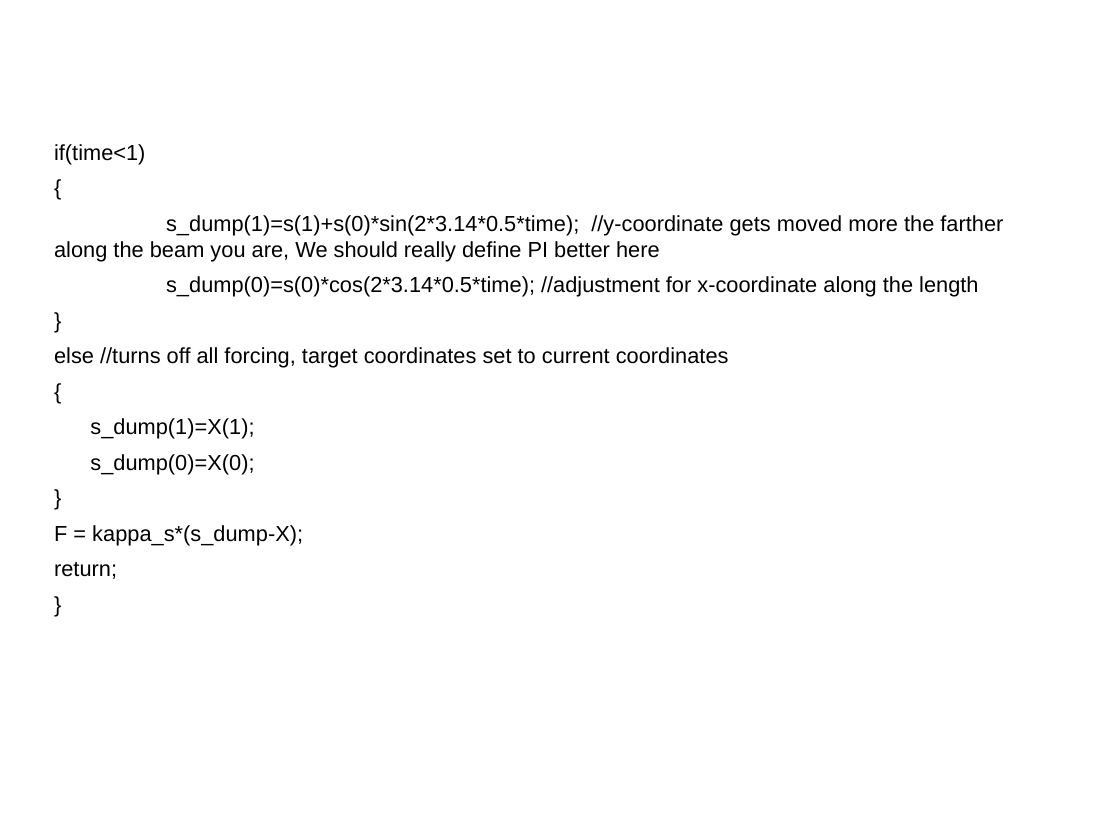
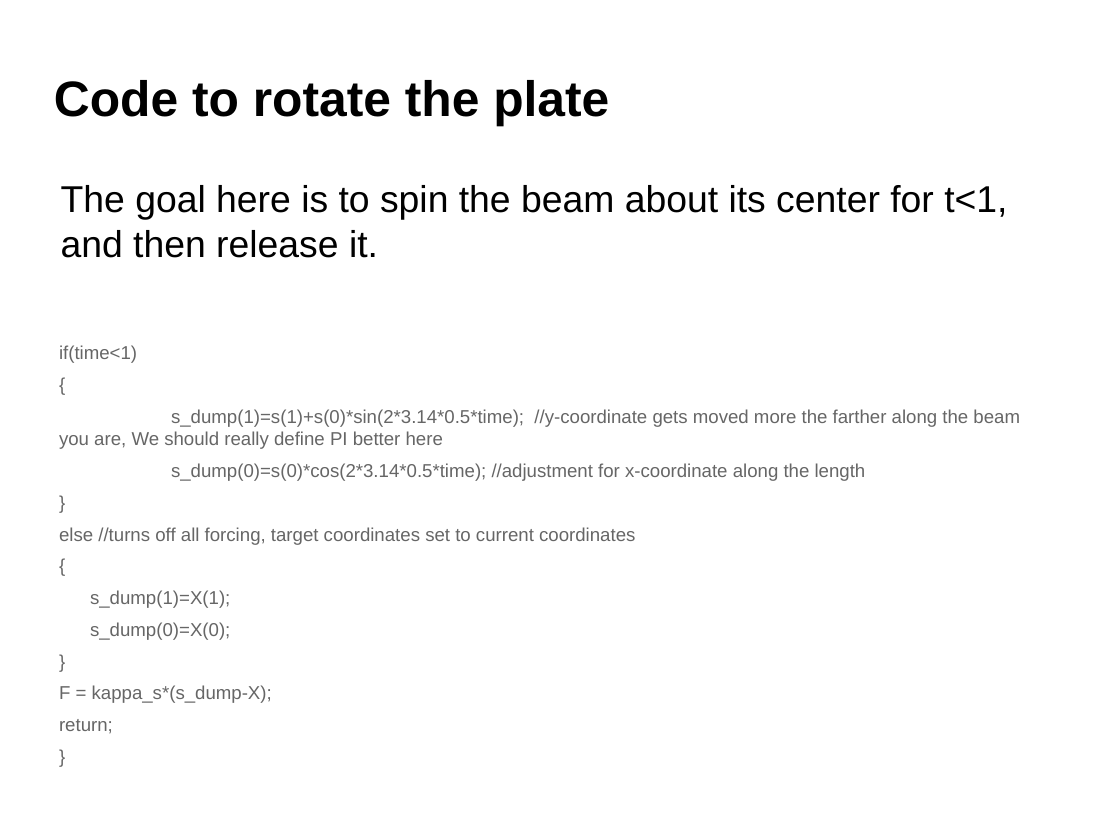
Before and after one commit to fairyflies9/IBAMR-Tutorials, a slide deck: slide 15 of IBFE Lectures/1-IBFE Getting Starting and Visualizing a Mesh.pptx. Drawn at 1120x840 pixels with LibreOffice and Linux fonts; fonts in the diff are those of the drawing. Boxes give left, top, right and bottom in pixels: in the first picture for what was removed or moved away, otherwise in the second. Text is boxed around its words. In the diff, an @@ line names an element or a change of style, - is before the commit and + after.

```diff
--- a/IBFE Lectures/1-IBFE Getting Starting and Visualizing a Mesh.pptx
+++ b/IBFE Lectures/1-IBFE Getting Starting and Visualizing a Mesh.pptx
@@ text added at box(54, 80, 609, 127), 32 pt, text #000000, bold @@
+Code to rotate the plate
@@ title added at box(61, 185, 1007, 258), 24 pt, text #000000 @@
+The goal here is to spin the beam about its center for t<1, and then release it.
@@ text "if(time<1)": place and size @@
-text "if(time<1)" at box(54, 144, 1003, 579)
+text "if(time<1)" at box(59, 345, 1020, 734)
@@ text "if(time<1)" at box(59, 345, 1020, 734): size 14 to 12 pt, text colour #000000 to #666666 @@
```
Also in this commit, not shown: 2 other slides changed, 1 slide added, 8 other files.
